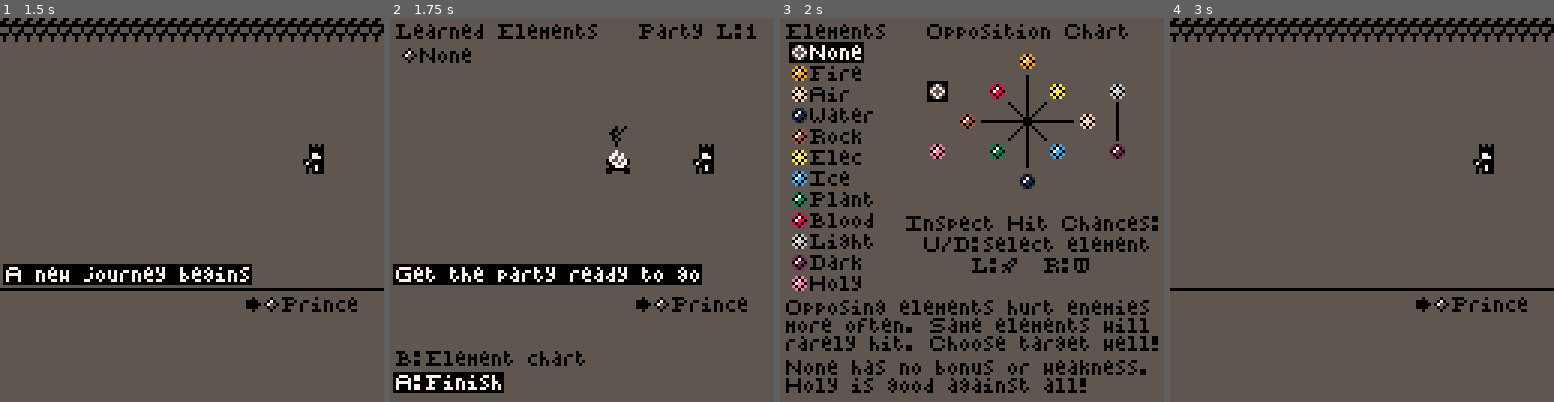
Above: before the commit, frames 1-4 (left to right).
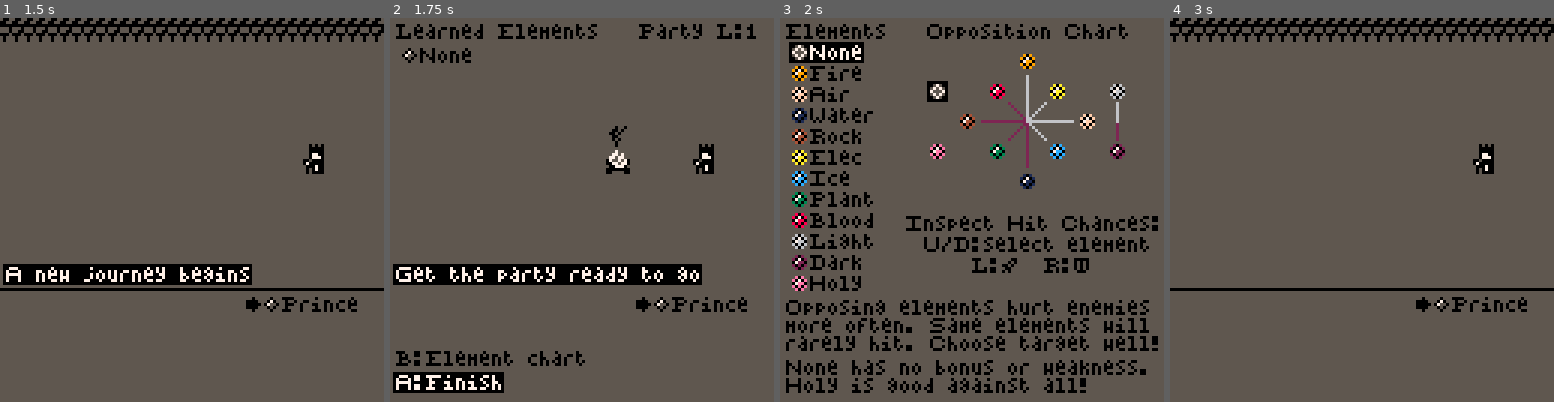
Above: after the commit, the same moments.

Repository: JohnAdamZiolkowski/Pico8-Hive
Game: PICO-8 cartridge prince/prince.p8
The game is run twice, just before and just after one commit, with the same random seed, the same clock (stepped at 60 frames per second) and the same inputs.
Inputs:
- Up to frame 1 (1.5 s): tap X (X key) at 0.33, 1.07 s; tap O (Z key) at 0.7 s
- Up to frame 2 (1.75 s): hold Right from 1.6 s (still down); tap O (Z key) at 1.7 s
- Up to frame 3 (2 s): keep holding Right; tap X (X key) at 1.85 s
- Up to frame 4 (3 s): release Right at 2.1 s; tap O (Z key) at 2.1, 2.5, 2.9 s; hold Up 2.15-2.42 s; hold Right from 2.47 s (still down); tap X (X key) at 2.97 s

Frames 1-2 are identical in both runs. In frame 3, 0.6% of the frame differs, in the area x 52-89%, y 14-40%; in frame 4, nothing differs.

Commit message:
draw light/dark alignment on element chart

Diff:
--- a/prince/prince.p8
+++ b/prince/prince.p8
@@ -1251,13 +1251,21 @@
  local line_x = chart_x+2
  local line_y = chart_y+2
 
- line(line_x, line_y-15, line_x, line_y+15, black)
- line(line_x-15, line_y, line_x+15, line_y, black)
-
- line(line_x-6, line_y-6, line_x+6, line_y+6, black)
- line(line_x-6, line_y+6, line_x+6, line_y-6, black)
-
- line(line_x+30, line_y+6, line_x+30, line_y-6, black)
+ line(line_x, line_y-15, line_x, line_y+15, purple)
+ line(line_x-15, line_y, line_x+15, line_y, purple)
+
+ line(line_x-6, line_y-6, line_x+6, line_y+6, purple)
+ line(line_x-6, line_y+6, line_x+6, line_y-6, purple)
+
+ line(line_x+30, line_y+6, line_x+30, line_y-6, purple)
+
+ line(line_x, line_y-15, line_x, line_y, light)
+ line(line_x, line_y, line_x+15, line_y, light)
+
+ line(line_x, line_y, line_x+6, line_y+6, light)
+ line(line_x, line_y, line_x+6, line_y-6, light)
+
+ line(line_x+30, line_y, line_x+30, line_y-6, light)
 
  print("^elements",2,2,black)
  print("^opposition ^chart",49,2,black)
Not shown, changed: prince/prince.js
